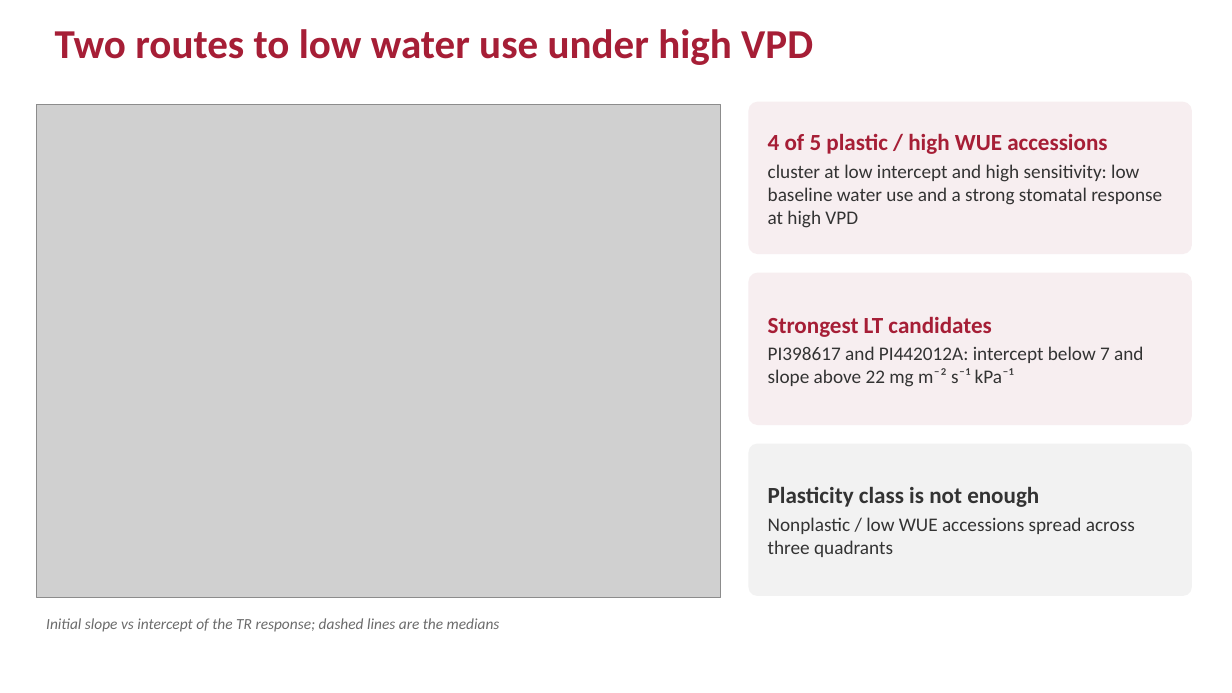
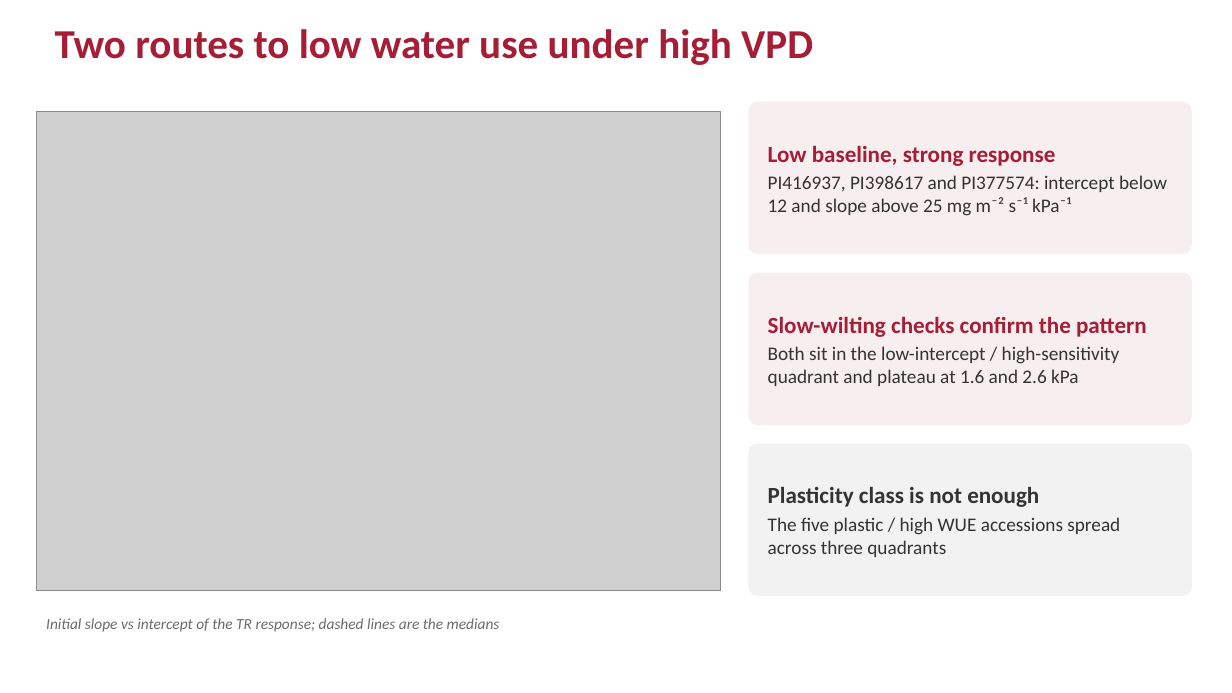
Before and after one commit to ElvisElli/LT-trait, a slide deck: slide 12 of ASA-2026-Elli-LT-trait.pptx. Drawn at 1232x693 pixels with LibreOffice and Linux fonts; fonts in the diff are those of the drawing; grey boxes stand for pictures. Boxes give left, top, right and bottom in pixels: in the first picture for what was removed or moved away, otherwise in the second. Text is boxed around its words. In the diff, an @@ line names an element or a change of style, - is before the commit and + after.

```diff
--- a/ASA-2026-Elli-LT-trait.pptx
+++ b/ASA-2026-Elli-LT-trait.pptx
@@ picture: place and size @@
-picture at (37, 104, 721, 598)
+picture at (37, 112, 721, 591)
@@ text in rounded rectangle at (768, 145, 1167, 216): text changed @@
-4 of 5 plastic / high WUE accessions
-cluster at low intercept and high sensitivity: low baseline water use and a strong stomatal response at high VPD
+Low baseline, strong response
+PI416937, PI398617 and PI377574: intercept below 12 and slope above 25 mg m⁻² s⁻¹ kPa⁻¹
@@ text in rounded rectangle at (768, 316, 1147, 386): text changed @@
-Strongest LT candidates
-PI398617 and PI442012A: intercept below 7 and slope above 22 mg m⁻² s⁻¹ kPa⁻¹
+Slow-wilting checks confirm the pattern
+Both sit in the low-intercept / high-sensitivity quadrant and plateau at 1.6 and 2.6 kPa
@@ text in rounded rectangle at (768, 517, 1120, 557): text changed @@
-Nonplastic / low WUE accessions spread across three quadrants
+The five plastic / high WUE accessions spread across three quadrants
```
Also in this commit, not shown: 9 other slides changed, 18 other files.
